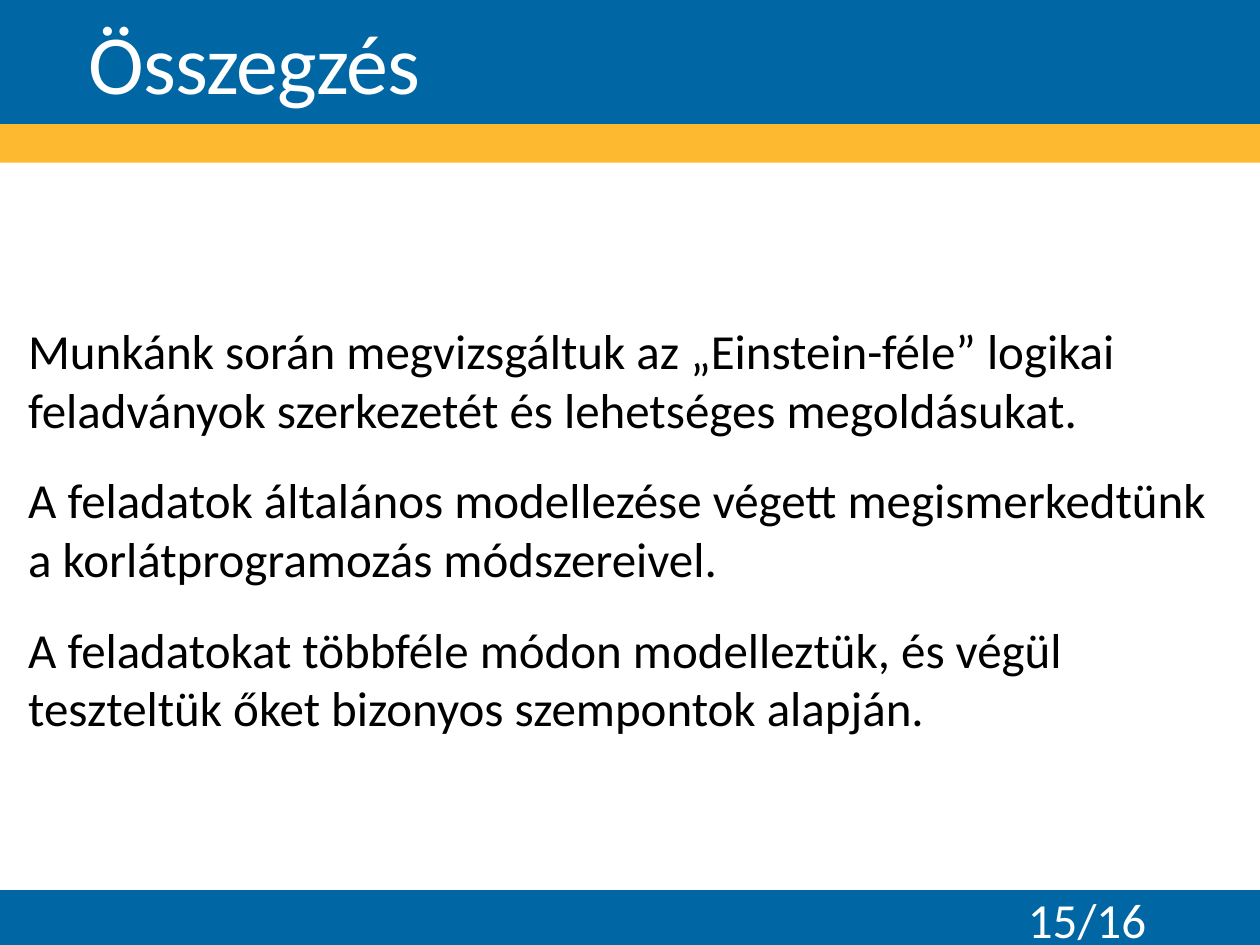
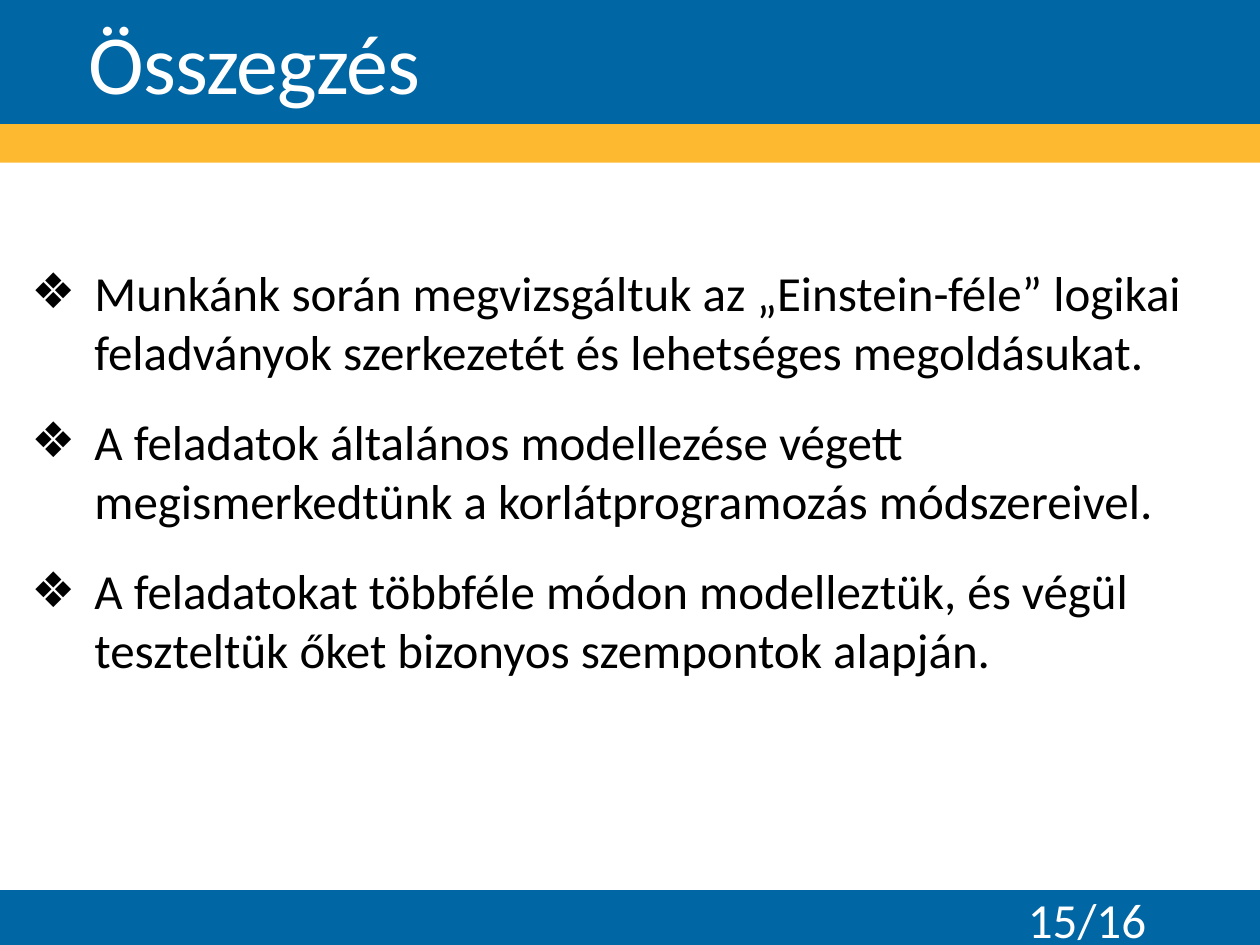
Before and after one commit to Teaching-projects/SZE-Peku221b, a slide deck: slide 15 of CP_Dolgozat/Előadás/Logikai feladványok megoldása korlátprogramozással.pptx. Drawn at 1260x945 pixels with LibreOffice and Linux fonts; fonts in the diff are those of the drawing; background and template pictures are left out. Boxes give left, top, right and bottom in pixels: in the first picture for what was removed or moved away, otherwise in the second. Text is boxed around its words. In the diff, an @@ line names an element or a change of style, - is before the commit and + after.

```diff
--- a/CP_Dolgozat/Előadás/Logikai feladványok megoldása korlátprogramozással.pptx
+++ b/CP_Dolgozat/Előadás/Logikai feladványok megoldása korlátprogramozással.pptx
@@ text "Munkánk során megvizsgáltuk az „Einstein-féle” ...": place and size @@
-text "Munkánk során megvizsgáltuk az „Einstein-féle” ..." at bbox=[28, 334, 1206, 735]
+text "Munkánk során megvizsgáltuk az „Einstein-féle” ..." at bbox=[94, 276, 1180, 677]
@@ text "Munkánk során megvizsgáltuk az „Einstein-féle” ..." at bbox=[94, 276, 1180, 677]: bullet none to ❖ @@
```
Also in this commit, not shown: 9 other slides changed, 1 other file.
